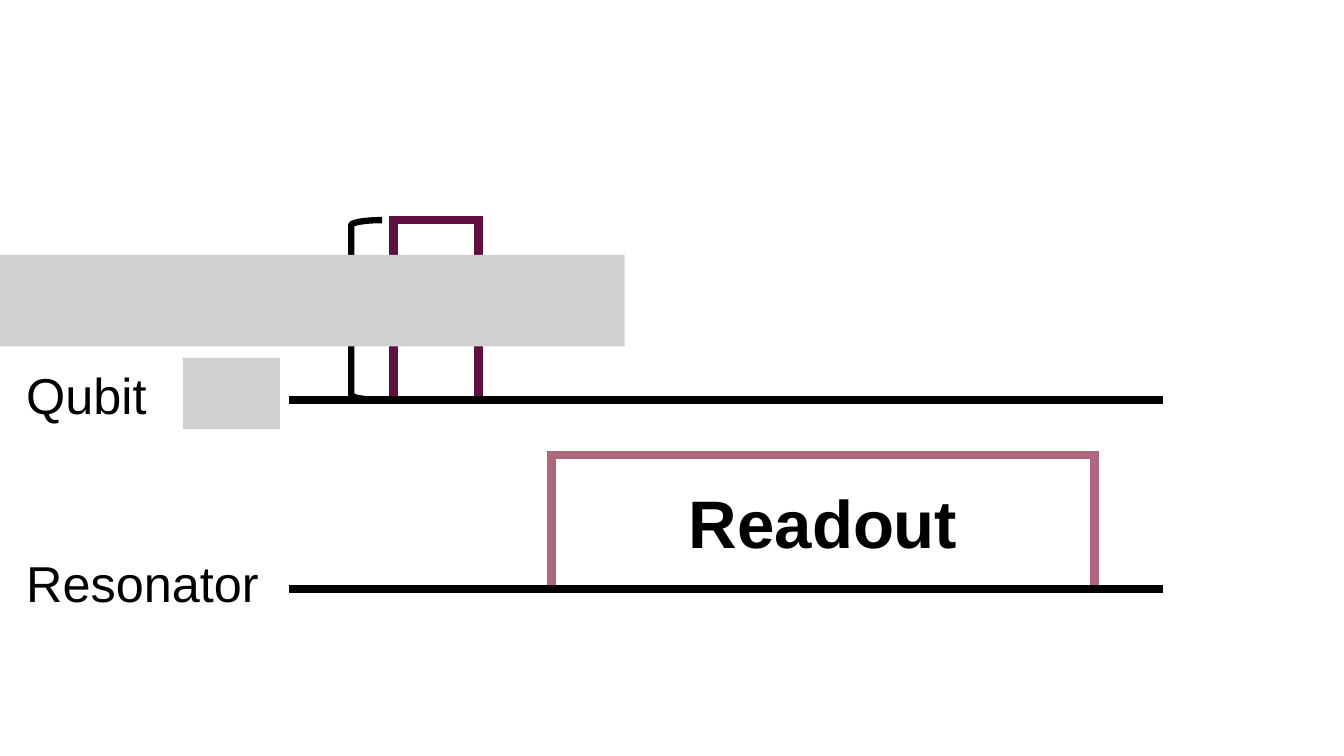
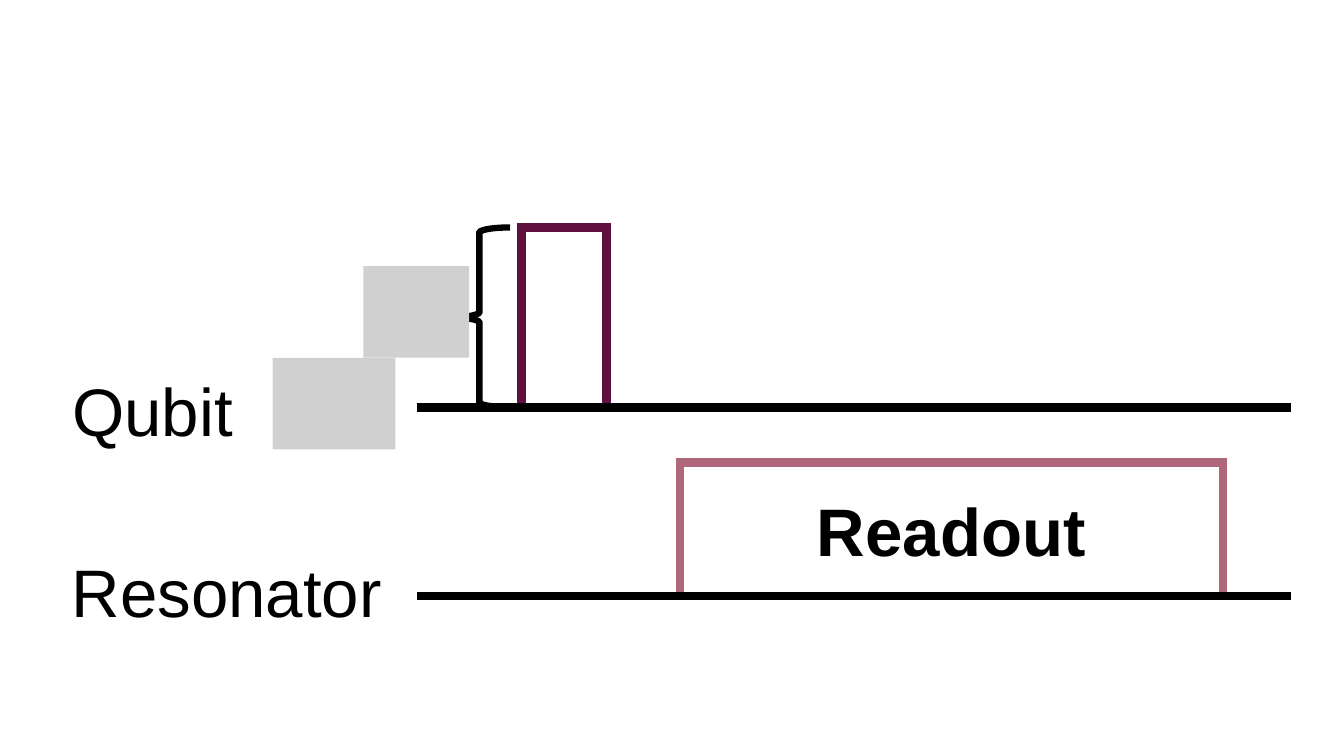
Before and after one commit to JohannSeverin/Master_Thesis, a slide deck: slide 3 of Figs/circuits.pptx. Drawn at 1344x756 pixels with LibreOffice and Linux fonts; fonts in the diff are those of the drawing; grey boxes stand for pictures. Boxes give left, top, right and bottom in pixels: in the first picture for what was removed or moved away, otherwise in the second. Text is boxed around its words. In the diff, an @@ line names an element or a change of style, - is before the commit and + after.

```diff
--- a/Figs/circuits.pptx
+++ b/Figs/circuits.pptx
@@ 2 rectangles, 1 right brace: place and size @@
-2 rectangles, 1 right brace at (321,220,1095,589)
+2 rectangles, 1 right brace at (449,228,1223,597)
@@ picture removed at (0,255,625,347) @@
@@ picture added at (363,266,469,358) @@
@@ picture removed at (182,358,279,430) @@
@@ picture added at (273,358,396,450) @@
@@ text "Qubit": place and size @@
-text "Qubit" at (26,377,146,424)
+text "Qubit" at (72,387,232,448)
@@ text "Qubit" at (72,387,232,448): size 36 to 48 pt @@
@@ line moved from (288, 400) - (1164, 400) to (416, 407) - (1292, 407) @@
@@ text "Resonator" at (72,570,382,618): size 36 to 48 pt @@
@@ text "Resonator": place and size @@
-text "Resonator" at (26,567,258,603)
+text "Resonator" at (72,570,382,618)
@@ line moved from (288, 589) - (1164, 589) to (416, 596) - (1292, 596) @@
```
Also in this commit, not shown: 4 other slides changed, 1 slide added, 1 slide removed, 14 other files.
